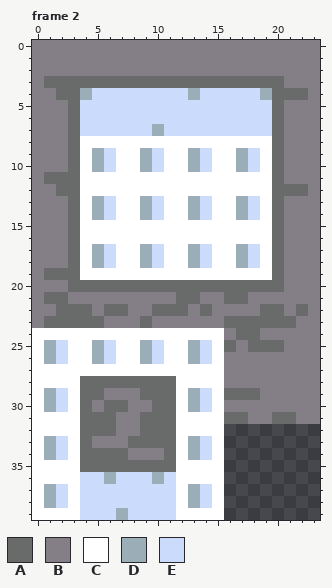
A pixel-art file gets an edit: Assets/Resources/Sprites/Tilesets/kitchen.aseprite. The first picture shows the starting point.
24x40 pixels, 2 frames. Shown: frame 2.
Palette (. is transparent): A #696a6a  B #847e87  C #ffffff  D #9badb7  E #cbdbfc
After:
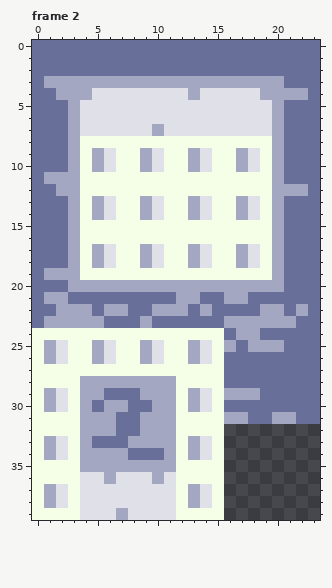
Changes in this commit:
colour A: #696a6a -> #a3a7c2
colour B: #847e87 -> #686f99
colour C: #ffffff -> #f5ffe8
colour E: #cbdbfc -> #dfe0e8
Frame 2:
y 4: x 4 D -> A; x 13 D -> A; x 19 D -> A
y 7: x 10 D -> A
y 9..10: x 5 D -> A; x 9 D -> A; x 13 D -> A; x 17 D -> A
y 13..14: x 5 D -> A; x 9 D -> A; x 13 D -> A; x 17 D -> A
y 17..18: x 5 D -> A; x 9 D -> A; x 13 D -> A; x 17 D -> A
y 25..26: x 1 D -> A; x 5 D -> A; x 9 D -> A; x 13 D -> A
y 29..30: x 1 D -> A; x 13 D -> A
y 33..34: x 1 D -> A; x 13 D -> A
y 36: x 6 D -> A; x 10 D -> A
y 37..38: x 1 D -> A; x 13 D -> A
y 39: x 7 D -> A
